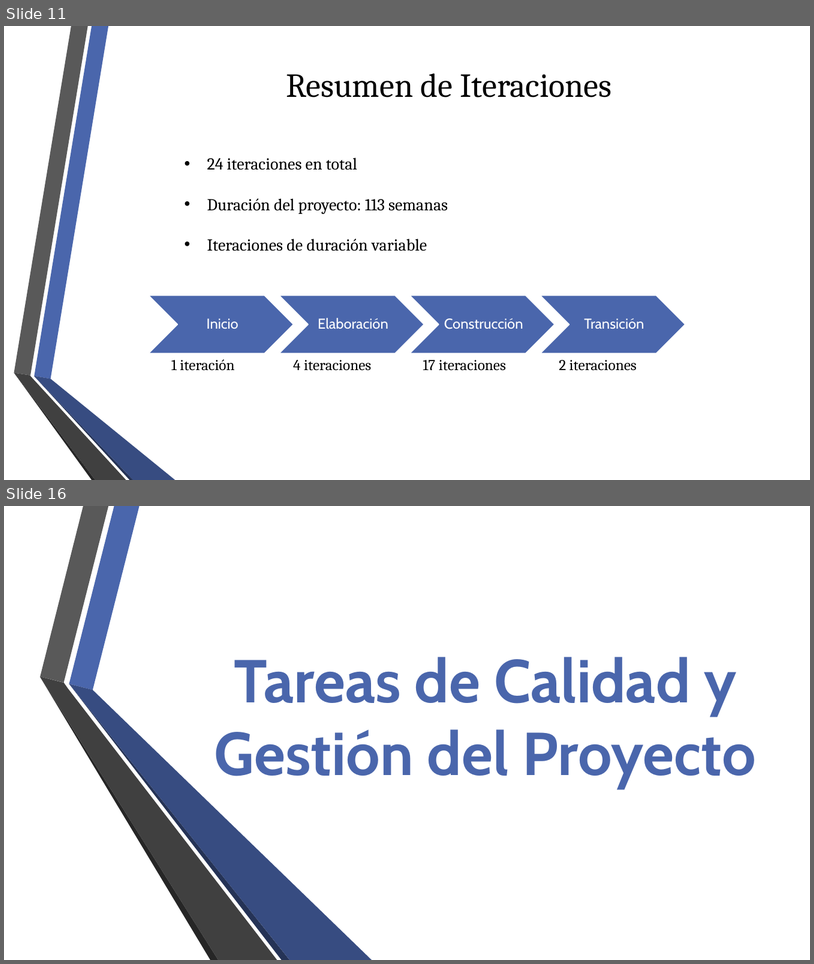
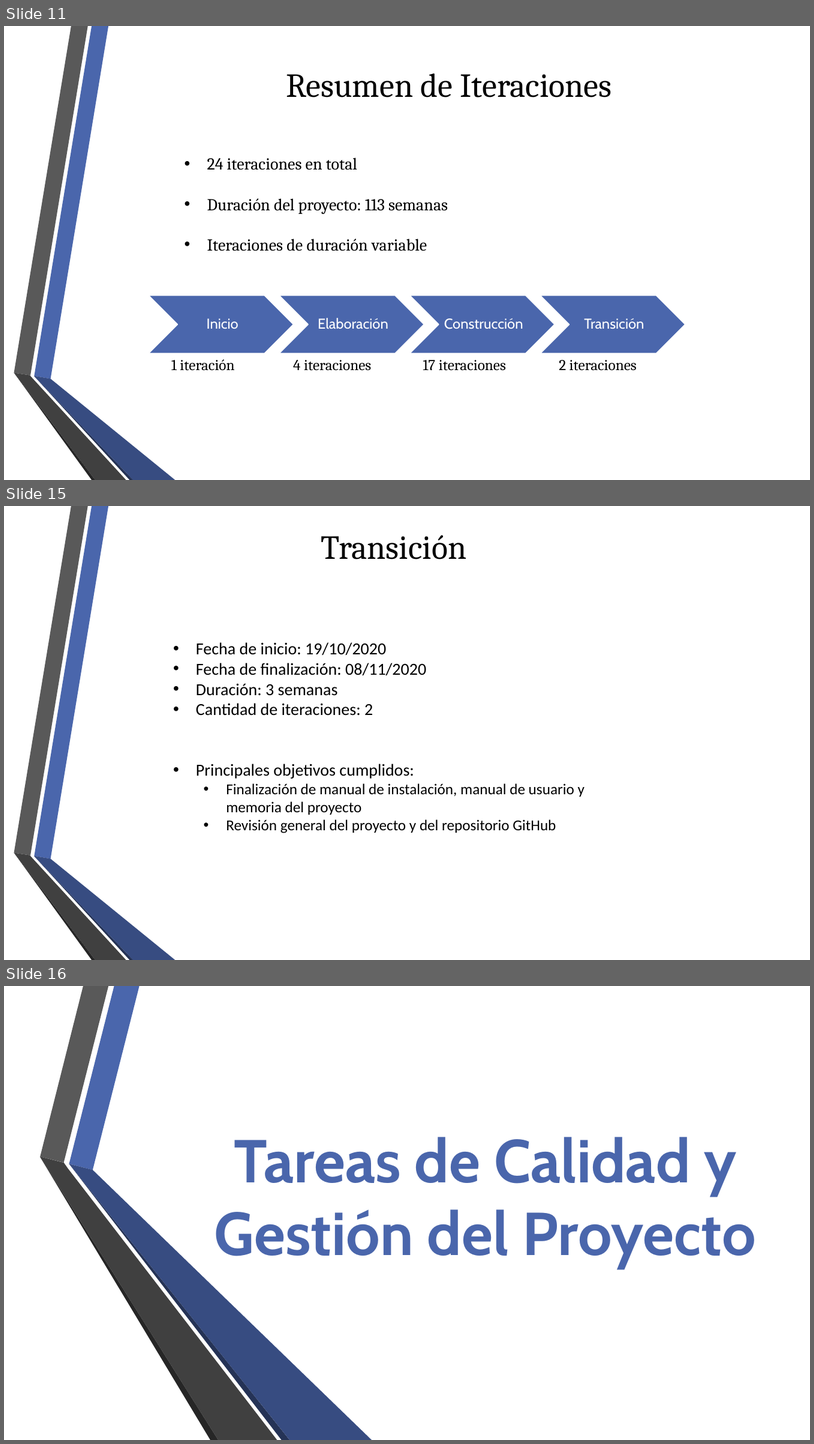
Before and after one commit to fge23/Sistema-VASPA, a slide deck: Presentaciones/Presentación VASPA - Diciembre 2020 - Examen Final/Presentación VASPA - Diciembre 2020 - Examen Final.pptx. Shown one above the other, each under a label of ours: slides 11 and 16 before the commit, slides 11, 15 and 16 after it; the slides between them are not shown. The pictures are 814x964 and 814x1444 pixels, drawn with LibreOffice and Linux fonts; fonts in the diff are those of the drawing; background and template pictures are left out. Boxes give left, top, right and bottom in pixels: in the first picture for what was removed or moved away, otherwise in the second. Text is boxed around its words. In the diff, an @@ line names an element or a change of style, - is before the commit and + after.

```diff
--- a/Presentaciones/Presentación VASPA - Diciembre 2020 - Examen Final/Presentación VASPA - Diciembre 2020 - Examen Final.pptx
+++ b/Presentaciones/Presentación VASPA - Diciembre 2020 - Examen Final/Presentación VASPA - Diciembre 2020 - Examen Final.pptx
@@ slide 15 added at [4, 506, 810, 960], background picture (left out); not listed: 6 template elements that a slide beside it also shows @@
@@ title added at [321, 535, 467, 559], 40 pt, text #000000 @@
+Transición
@@ text added at [196, 642, 585, 833], 20 pt, text #000000 @@
+• Fecha de inicio: 19/10/2020
+• Fecha de finalización: 08/11/2020
+• Duración: 3 semanas
+• Cantidad de iteraciones: 2
+• Principales objetivos cumplidos:
+  • Finalización de manual de instalación, manual de usuario y memoria del proyecto
+  • Revisión general del proyecto y del repositorio GitHub
```
Also in this commit, not shown: 4 slides changed, 5 other slides added, 4 slides removed.
